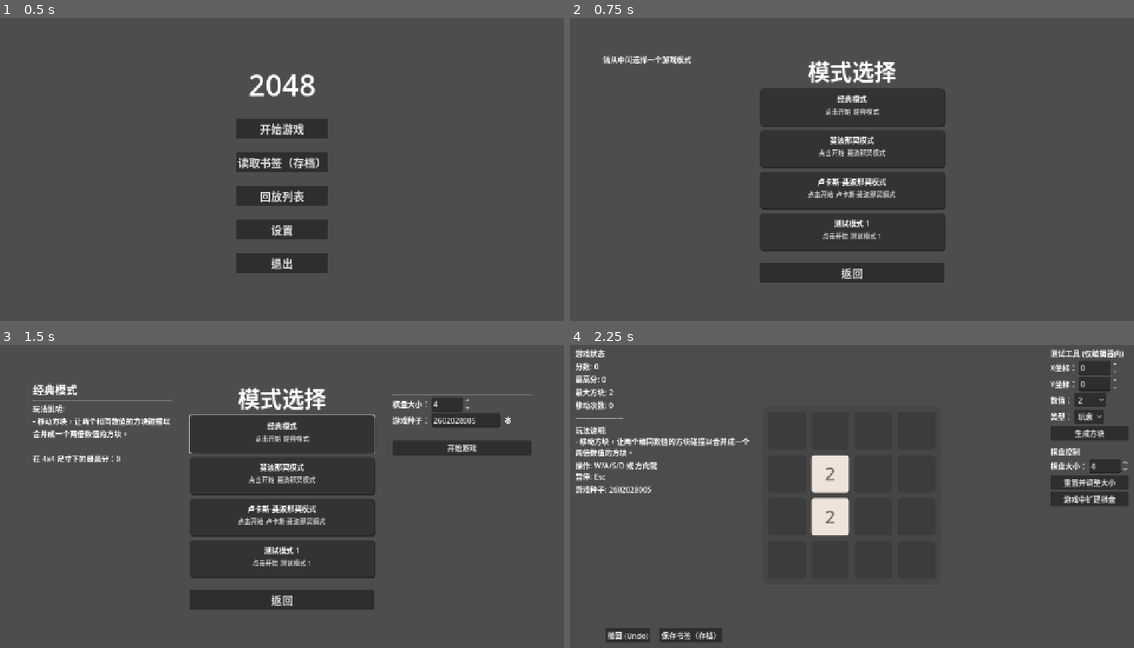
Above: before the commit, frames 1-4 (two rows, left to right).
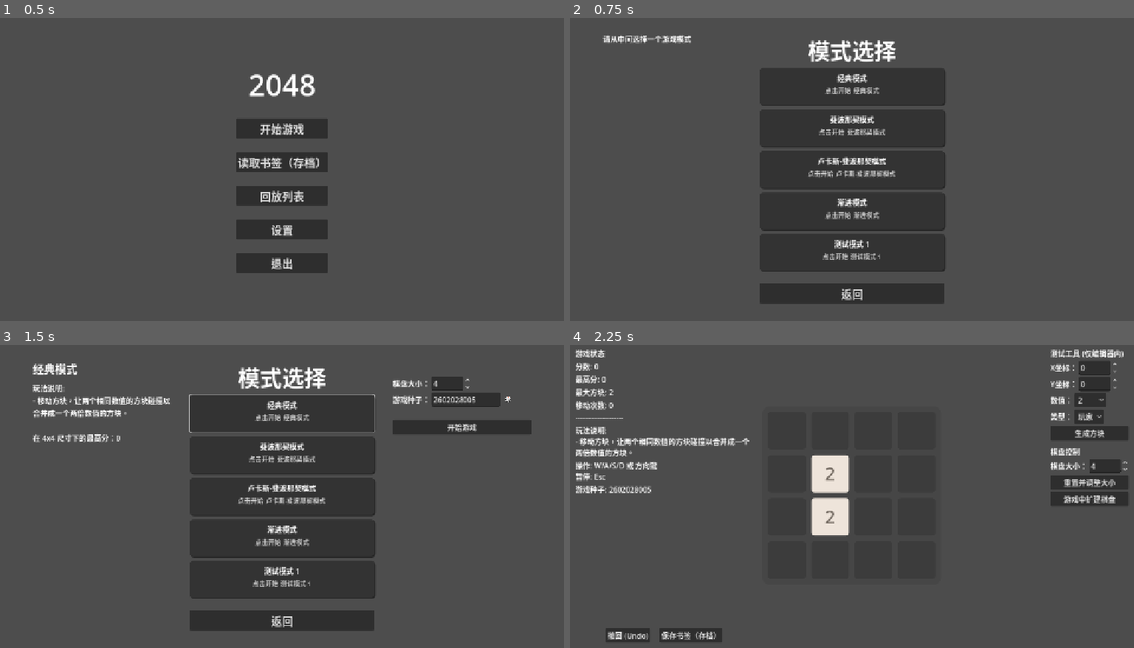
Above: after the commit, the same moments.

Repository: C76GN/2048-all-in-one
Game: Godot game, scene res://scenes/main_menu.tscn
Same seed, same stepped clock (60 frames per second), same inputs: the game is played once before the commit and once after it.
Inputs (mouse positions are in pixels of both pictures, inside the frame that each line leads up to; where the layout moved, square brackets give the same spot in the first picture):
- Up to frame 1 (0.5 s): no input
- Up to frame 2 (0.75 s): click "开始游戏" at 0.5 s
- Up to frame 3 (1.5 s): click (282, 414) [282, 432] at 1.25 s
- Up to frame 4 (2.25 s): click "开始游戏" at 2 s

Frame 1 is identical in both runs. In frame 2, 13% of the frame differs, in the area x 5-67%, y 5-95%; in frame 3, 18%, in the area x 5-95%, y 6-95%; in frame 4, less than 0.1%.

Commit message:
Implement Progressive game mode
Introduced a new 'Progressive Mode' where the pool of spawnable tiles dynamically expands as the player reaches higher-value milestones. This is achieved through a new ProgressiveSpawnRule, which initially only spawns 2s and 4s. Upon creating a 2048 tile, the spawn pool grows to include 8s, and continues to expand with subsequent powers of two, increasing challenge and variety in the late game. A corresponding GameModeConfig was created to bundle the new spawn logic with classic interaction rules, and the mode selection scene has been updated to include this new mode.

Diff:
--- /dev/null
+++ b/resources/modes/progressive_mode_config.tres
@@ -0,0 +1,36 @@
+[gd_resource type="Resource" script_class="GameModeConfig" load_steps=12 format=3 uid="uid://da3ioky106k1i"]
+
+[ext_resource type="Script" uid="uid://cmxpkj6kgwm5k" path="res://global/game_mode_config.gd" id="1_o4y40"]
+[ext_resource type="Resource" uid="uid://q5lokbubm1hs" path="res://resources/themes/default_board_theme.tres" id="1_wpcmn"]
+[ext_resource type="Resource" uid="uid://dbppel7der23n" path="res://resources/themes/classic_tile_theme.tres" id="2_vrvml"]
+[ext_resource type="Script" uid="uid://rtyr5upmnau6" path="res://scripts/rules/base/spawn_rule.gd" id="2_xvfhn"]
+[ext_resource type="Resource" uid="uid://bajwfeoyco3xn" path="res://resources/themes/red_tile_theme.tres" id="3_xk0rl"]
+[ext_resource type="Script" uid="uid://cd58tqmib7wsk" path="res://scripts/rules/game_over/standard_game_over_rule.gd" id="4_1n815"]
+[ext_resource type="Script" uid="uid://bdsn1pa4fjc01" path="res://scripts/rules/interaction/classic_interaction_rule.gd" id="5_31pnh"]
+[ext_resource type="Resource" uid="uid://iys6hto11ixt" path="res://resources/modes/progressive_spawn_rule_init.tres" id="8_4ustv"]
+[ext_resource type="Resource" uid="uid://nod11pulyd7i" path="res://resources/modes/progressive_spawn_rule_on_move.tres" id="9_8lhxm"]
+
+[sub_resource type="Resource" id="Resource_1kej1"]
+script = ExtResource("4_1n815")
+metadata/_custom_type_script = "uid://cd58tqmib7wsk"
+
+[sub_resource type="Resource" id="Resource_cubgt"]
+script = ExtResource("5_31pnh")
+metadata/_custom_type_script = "uid://bdsn1pa4fjc01"
+
+[resource]
+script = ExtResource("1_o4y40")
+mode_name = "渐进模式"
+mode_description = "玩法说明:
+- 初始只生成2和4。
+- 合成2048后，解锁生成8。
+- 合成4096后，解锁生成16，以此类推。"
+interaction_rule = SubResource("Resource_cubgt")
+color_schemes = {
+0: ExtResource("2_vrvml"),
+1: ExtResource("3_xk0rl")
+}
+spawn_rules = Array[ExtResource("2_xvfhn")]([ExtResource("8_4ustv"), ExtResource("9_8lhxm")])
+game_over_rule = SubResource("Resource_1kej1")
+board_theme = ExtResource("1_wpcmn")
+metadata/_custom_type_script = "uid://cmxpkj6kgwm5k"
--- /dev/null
+++ b/resources/modes/progressive_spawn_rule_init.tres
@@ -0,0 +1,10 @@
+[gd_resource type="Resource" script_class="ProgressiveSpawnRule" load_steps=2 format=3 uid="uid://iys6hto11ixt"]
+
+[ext_resource type="Script" uid="uid://blmpobi7dgeot" path="res://scripts/rules/spawn/progressive_spawn_rule.gd" id="1_758x1"]
+
+[resource]
+script = ExtResource("1_758x1")
+consumes_event_on_success = false
+trigger = 0
+priority = 100
+metadata/_custom_type_script = "uid://blmpobi7dgeot"
--- /dev/null
+++ b/resources/modes/progressive_spawn_rule_on_move.tres
@@ -0,0 +1,8 @@
+[gd_resource type="Resource" script_class="ProgressiveSpawnRule" load_steps=2 format=3 uid="uid://nod11pulyd7i"]
+
+[ext_resource type="Script" uid="uid://blmpobi7dgeot" path="res://scripts/rules/spawn/progressive_spawn_rule.gd" id="1_5w6je"]
+
+[resource]
+script = ExtResource("1_5w6je")
+priority = 10
+metadata/_custom_type_script = "uid://blmpobi7dgeot"
--- a/scenes/mode_selection.tscn
+++ b/scenes/mode_selection.tscn
@@ -6,6 +6,7 @@
 [ext_resource type="Resource" uid="uid://djrsravpjyj8" path="res://resources/modes/fibonacci_mode_config.tres" id="4_t4d1t"]
 [ext_resource type="Resource" uid="uid://dwjqj7f52y8in" path="res://resources/modes/test_mode1_config.tres" id="5_ws4rq"]
 [ext_resource type="Resource" uid="uid://dlv621h6njs6m" path="res://resources/modes/lucas_fibonacci_mode_config.tres" id="6_t4d1t"]
+[ext_resource type="Resource" uid="uid://da3ioky106k1i" path="res://resources/modes/progressive_mode_config.tres" id="6_ws4rq"]
 
 [node name="ModeSelection" type="Control"]
 layout_mode = 3
@@ -16,7 +17,7 @@
 grow_vertical = 2
 script = ExtResource("1_jv0sf")
 game_play_scene = ExtResource("2_0hetu")
-mode_configs = Array[Resource]([ExtResource("3_t5a4b"), ExtResource("4_t4d1t"), ExtResource("6_t4d1t"), ExtResource("5_ws4rq")])
+mode_configs = Array[Resource]([ExtResource("3_t5a4b"), ExtResource("4_t4d1t"), ExtResource("6_t4d1t"), ExtResource("6_ws4rq"), ExtResource("5_ws4rq")])
 
 [node name="CenterContainer" type="CenterContainer" parent="."]
 layout_mode = 1
--- /dev/null
+++ b/scripts/rules/spawn/progressive_spawn_rule.gd
@@ -0,0 +1,66 @@
+# scripts/rules/spawn/progressive_spawn_rule.gd
+
+## ProgressiveSpawnRule: 渐进模式的方块生成规则。
+##
+## 规则行为:
+## 1. 触发器(ON_INITIALIZE): 在棋盘上生成两个初始方块 (2或4)。
+## 2. 触发器(ON_MOVE): 在每次有效移动后，生成一个新方块。
+## 3. 动态生成池:
+##    - 游戏开始时，只生成 2 和 4。
+##    - 当玩家合成 2048 后，生成池扩展为 2, 4, 8。
+##    - 当玩家合成 4096 后，生成池扩展为 2, 4, 8, 16。
+##    - 这个模式会随着玩家合成的最高方块值 (2^n) 而解锁更多低阶方块的生成。
+class_name ProgressiveSpawnRule
+extends SpawnRule
+
+## 如果为true，成功执行后将阻止其他低优先级规则运行。
+@export var consumes_event_on_success: bool = true
+
+## 执行生成逻辑。
+func execute(_payload: Dictionary = {}) -> bool:
+	# 检查棋盘是否已满，如果满了则无法生成。
+	if game_board.get_empty_cells().is_empty():
+		return false
+
+	var spawn_count = 1
+	# 特殊逻辑：如果是初始化事件，则生成两个方块。
+	if trigger == TriggerType.ON_INITIALIZE:
+		spawn_count = 2
+
+	# 确保要生成的方块数量不超过棋盘上的空格数量。
+	spawn_count = min(spawn_count, game_board.get_empty_cells().size())
+
+	for i in range(spawn_count):
+		var spawn_pool = _get_current_spawn_pool()
+		var value = spawn_pool[RNGManager.get_rng().randi_range(0, spawn_pool.size() - 1)]
+
+		var spawn_data = {
+			"value": value,
+			"type": Tile.TileType.PLAYER,
+			"is_priority": false
+		}
+
+		spawn_tile_requested.emit(spawn_data)
+
+	# 成功请求了生成，根据配置决定是否消费事件。
+	return consumes_event_on_success
+
+## [内部函数] 根据当前棋盘上的最大方块值确定生成池。
+func _get_current_spawn_pool() -> Array[int]:
+	var max_value = game_board.get_max_player_value()
+	var spawn_pool: Array[int] = [2, 4] # 基础生成池
+
+	if max_value < 2048:
+		return spawn_pool
+
+	# 计算最大值是2的多少次方，例如 2048 -> 11, 4096 -> 12
+	var power = int(log(max_value) / log(2))
+
+	# 从 2^11 (2048) 开始，每增加一次幂，就在生成池中增加一个新方块。
+	# k 从 3 开始，因为池中已有 2^1 和 2^2。
+	# power - 11 是解锁等级，0级(2048)解锁8, 1级(4096)解锁16。
+	# 所以解锁的方块幂次是 k = 3 到 (power - 11) + 3。
+	for k in range(3, (power - 11) + 4):
+		spawn_pool.append(int(pow(2, k)))
+
+	return spawn_pool
Not shown: 1 places in scenes/mode_selection.tscn that only renumber resources
Not shown, added: scripts/rules/spawn/progressive_spawn_rule.gd.uid
